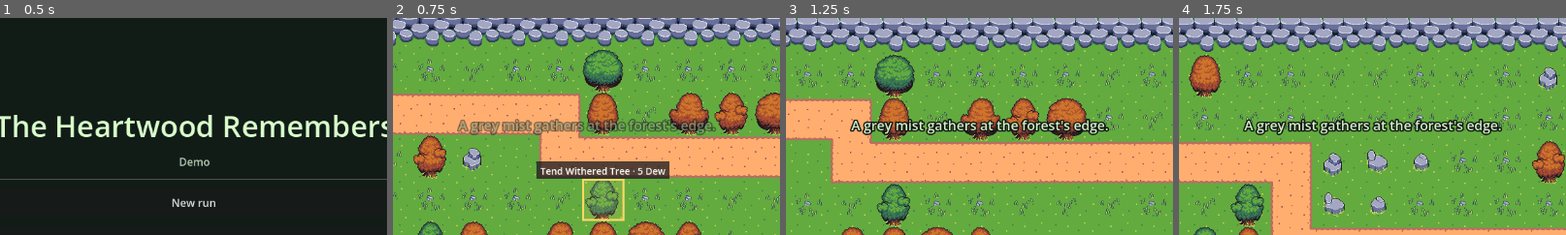
Above: before the commit, frames 1-4 (left to right).
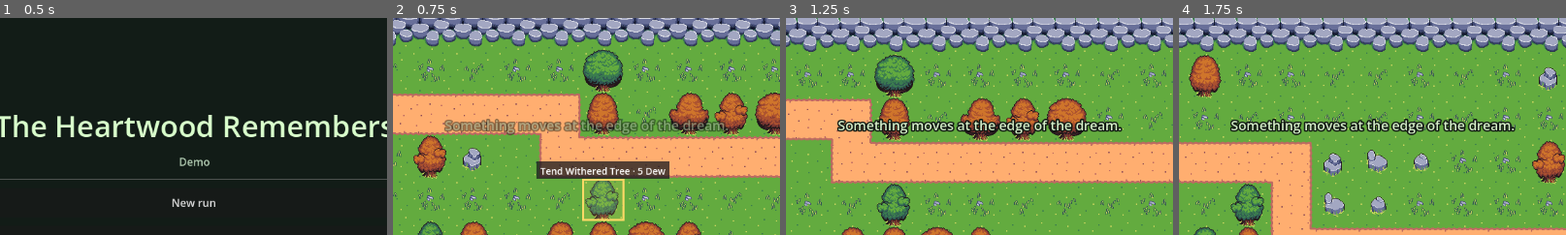
Above: after the commit, the same moments.

Repository: JordanTejadaGitHub/Game
Game: Godot game, scene res://scenes/title.tscn
Same seed, same stepped clock (60 frames per second), same inputs: the game is played once before the commit and once after it.
Inputs:
- Up to frame 1 (0.5 s): no input
- Up to frame 2 (0.75 s): click "New run" at 0.5 s
- Up to frame 3 (1.25 s): no input
- Up to frame 4 (1.75 s): click "Start Drift 1 (Enter)" at 1.25 s
The pictures show only the part of the screen within x 25-75%, y 1-51%; the shares and areas given below are measured in that part.

Frame 1 is identical in both runs. In frame 2, 2.5% of the frame differs, in the area x 13-87%, y 46-55%; in frame 3, 3.1%; in frame 4, 3.2%.

Commit message:
Nightmare theme: whispers, results, family pick and placement text
Text only, per story.md / onboarding.md / screens_ui.md (no mechanics change):
- Heartwood whispers rewritten for the nightmare theme, plus "after the
  boss" and "The Heartwood dreams again" (second run)
- Results: "The dream goes dark" / "The Hollow Oak is dispelled", demo
  win "Deeper in the dream, something larger stirs…", new dormancy line
  and Memory 1; Seeds lines say dispelled / nightmares
- Boss family pick title; build ghost says "would close the dream" /
  "nightmare here"
- Tests identify creatures by resource file, not display name

Co-Authored-By: Claude Opus 5.5 <noreply@anthropic.com>

Diff:
--- a/Project_T/scripts/run/run_state.gd
+++ b/Project_T/scripts/run/run_state.gd
@@ -52,14 +52,14 @@
 func get_seed_breakdown(drifts_cleared: int, bosses: int, first_run: bool) -> Array:
 	var lines: Array = [
 		["Drifts survived: %d" % drifts_cleared, mini(drifts_cleared / SEEDS_PER_DRIFTS, SEEDS_DRIFT_MAX)],
-		["Creatures cleansed: %d" % creatures_cleansed, creatures_cleansed / CLEANSES_PER_SEED],
-		["Bosses cleansed: %d" % bosses, bosses * SEEDS_PER_BOSS],
+		["Nightmares dispelled: %d" % creatures_cleansed, creatures_cleansed / CLEANSES_PER_SEED],
+		["Bosses dispelled: %d" % bosses, bosses * SEEDS_PER_BOSS],
 		["Tended: %d" % obstacles_tended, obstacles_tended],
 	]
 	if omen_seeds > 0:
 		lines.append(["Omens", omen_seeds])
 	if won:
-		lines.append(["The Heartwood is safe", SEEDS_FOR_WIN])
+		lines.append(["The Hollow Oak is dispelled", SEEDS_FOR_WIN])
 	if first_run:
 		lines.append(["The first seed", SEEDS_FIRST_RUN])
 	var total := 0
--- a/Project_T/scripts/tower/tower_placer.gd
+++ b/Project_T/scripts/tower/tower_placer.gd
@@ -111,7 +111,11 @@
 		draw_texture_rect_region(tower_data.texture, Rect2(-frame.size / 2.0, frame.size), frame, tint)
 	var tag := "%s · %d Dew" % [tower_data.display_name, get_cost()]
 	var growth := get_hover_path_growth()
-	if growth != 0:
+	if hover_breaks_path():
+		tag += "  ·  would close the dream"  # The forest's rule: it may bend, never close
+	elif _is_occupied_by_enemy(_hover_cell):
+		tag += "  ·  nightmare here"
+	elif growth != 0:
 		tag += "  ·  %+d path" % growth  # "Wardens are walls": how much longer the walk gets
 	WorldLabel.draw_tag(self, 0.0, MAP_GRID.cell_size.y / 2.0 + 18.0, tag,
 		WorldLabel.cost_color(_hover_affordable))
--- a/Project_T/scripts/ui/family_pick_screen.gd
+++ b/Project_T/scripts/ui/family_pick_screen.gd
@@ -7,7 +7,7 @@
 const CARD_SIZE := Vector2(250, 230)
 const TITLES := {
 	&"first": "The Heartwood stirs, and remembers an old friend…",
-	&"boss": "The Heartwood remembers another friend.",
+	&"boss": "It's gone, and something I'd forgotten came back.",
 }
 
 # Families that can be offered (demo: the first-playable three; the full game adds Pebbling,
--- a/Project_T/scripts/ui/results_screen.gd
+++ b/Project_T/scripts/ui/results_screen.gd
@@ -2,14 +2,14 @@
 class_name ResultsScreen
 
 # End of a run (win or lose): the Seeds breakdown, banked into HeartwoodMemory, then New run /
-# Title. In the demo (project setting game/demo), a win shows the demo ending: the mist beyond the
+# Title. In the demo (project setting game/demo), a win shows the demo ending: something larger in the
 # Deep Wood, Memory 1, the sleeping Memory Grove with the banked Seeds, and a Wishlist button
 # (demo_scope.md). Built in code.
 
 const DEMO_SETTING := "game/demo"
 const WISHLIST_SETTING := "game/wishlist_url"
 const TITLE_SCENE := "res://scenes/title.tscn"
-const MEMORY_1 := "Before the Heartwood, there were two trees, side by side."
+const MEMORY_1 := "Before the Heartwood, there were two trees, and both of them dreamed."
 
 @onready var run_state: RunState = %RunState
 @onready var drift_director: DriftDirector = %DriftDirector
@@ -53,11 +53,11 @@
 	panel.add_child(box)
 
 	var demo_end := won and is_demo()
-	var title := "The mist thickens beyond the Deep Wood…" if demo_end \
-		else ("The Heartwood is safe" if won else "The Heartwood goes dormant")
+	var title := "Deeper in the dream, something larger stirs…" if demo_end \
+		else ("The Hollow Oak is dispelled" if won else "The dream goes dark")
 	_label(box, title, 28, Color(0.9, 1.0, 0.85))
 	if not won:
-		_label(box, "The Heartwood sleeps. A seed falls, and remembers.", 16, Color(0.8, 0.85, 0.8), true)
+		_label(box, "The Heartwood sinks into dreamless sleep. A seed falls, and remembers.", 16, Color(0.8, 0.85, 0.8), true)
 	if demo_end:
 		_label(box, "“%s”" % MEMORY_1, 16, Color(0.85, 0.8, 1.0), true)
 
--- a/Project_T/scripts/ui/whispers.gd
+++ b/Project_T/scripts/ui/whispers.gd
@@ -7,20 +7,22 @@
 
 const SHOW_TIME := 5.0
 const TEXT := {
-	&"start": "A grey mist gathers at the forest's edge.",
+	&"start": "Something moves at the edge of the dream.",
 	&"plant": "Plant a Warden near the path.",
-	&"first_cleanse": "They're not enemies. Just lost.",
-	&"walls": "Wardens are walls. Make their walk longer.",
-	&"flow": "The mist rolls in, drift after drift.",
-	&"speed": "Take your time. The forest can wait.",
+	&"first_cleanse": "Nightmares. They're coming for the dream. Don't let them reach me.",
+	&"walls": "Wardens are walls. Make them take the long way.",
+	&"flow": "They don't stop. They come in drifts, like fog.",
+	&"speed": "Pause if you need to think. They'll wait.",
 	&"rest": "Rest here. Rearrange the forest; nothing is lost.",
 	&"save": "The forest will wait for you.",
-	&"cage": "The forest may guide, but never cage.",
+	&"cage": "A dream can bend, but never close.",
 	&"grow": "This Sprout could grow.",
 	&"tend": "Tend the forest, and it will remember you.",
-	&"leaf": "A leaf wilts. The Heartwood shivers.",
-	&"sell": "Selling gives everything back during a rest, and half while creatures walk.",
-	&"boss": "Something old is coming.",
+	&"leaf": "It fed. A leaf blackens and falls.",
+	&"sell": "Selling gives everything back during a rest, and half while nightmares walk.",
+	&"boss": "Something old has found the dream.",
+	&"after_boss": "It's gone, and something I'd forgotten came back.",
+	&"again": "The Heartwood dreams again.",
 	&"damp": "Damp: slower, and lightning loves it.",
 	&"drowsy": "Drowsy: heavy-eyed and slow.",
 	&"spored": "Spored: the spores keep soothing.",
@@ -51,13 +53,17 @@
 		return
 	if not _seen.has("start"):
 		_glide_along_path.call_deferred()  # After the camera is ready
+	if memory.runs_played > 0:
+		whisper(&"again")
 	whisper(&"start")
 	whisper(&"plant")
 	var spawner = %EnemyContainer
 	spawner.enemy_cleansed.connect(func(_e: Node2D) -> void: whisper(&"first_cleanse"), CONNECT_ONE_SHOT)
 	drift_director.family_pick_requested.connect(func(reason: StringName) -> void:
 		if reason == &"first":
-			whisper(&"walls"))
+			whisper(&"walls")
+		else:
+			whisper(&"after_boss"))
 	drift_director.drift_started.connect(func(number: int) -> void:
 		if number == 2:
 			whisper(&"flow")
--- a/Project_T/tests/test_creatures.gd
+++ b/Project_T/tests/test_creatures.gd
@@ -58,7 +58,7 @@
 	# --- Mother Duck and her Ducklings ---
 	var duck: Node2D = spawner.spawn_enemy(load("res://resource/enemy/mother_duck.tres"))
 	var ducklings: Array = spawner.get_enemies().filter(func(e: Node2D) -> bool:
-		return e.enemy_data.display_name == "Duckling")
+		return e.enemy_data.resource_path.get_file() == "duckling.tres")
 	_check(ducklings.size() == 4, "Mother Duck brings 4 Ducklings")
 	_check(ducklings.all(func(d: Node2D) -> bool: return d.hold_time > 0.0), "Ducklings set off one after another")
 	duck.take_damage(1000000)
--- a/Project_T/tests/test_run.gd
+++ b/Project_T/tests/test_run.gd
@@ -23,10 +23,10 @@
 	var drifts := DriftDirector.load_demo_drifts()
 	_check(drifts.size() == 50, "the demo has 50 drifts (%d)" % drifts.size())
 	_check(drifts[0].get_creature_count() == 8, "drift 1 is 8 Leaf Bugs")
-	var boss_25: Array = drifts[24].get_schedule().map(func(a: Array) -> String: return a[1].display_name)
-	_check(boss_25.count("Old Stag") == 1 and boss_25.find("Old Stag") == 12, "drift 25: 12 Leaf Bugs, then the Old Stag")
-	var boss_50: Array = drifts[49].get_schedule().map(func(a: Array) -> String: return a[1].display_name)
-	_check(boss_50.has("Great Toad"), "drift 50 brings the Great Toad")
+	var boss_25: Array = drifts[24].get_schedule().map(func(a: Array) -> String: return _kind(a[1]))
+	_check(boss_25.count("old_stag") == 1 and boss_25.find("old_stag") == 12, "drift 25: 12 Leaf Bugs, then the boss")
+	var boss_50: Array = drifts[49].get_schedule().map(func(a: Array) -> String: return _kind(a[1]))
+	_check(boss_50.has("great_toad"), "drift 50 brings its boss")
 	var elites: int = drifts[44].get_schedule().filter(func(a: Array) -> bool: return a[2]).size()
 	_check(elites == 4, "drift 45 has 4 Deeply Blighted (%d)" % elites)
 
@@ -110,7 +110,7 @@
 	director.start_next_drift()
 	_check(director.drifts_started == 7 and run_state.dew == dew + bonus_now[0], "call early pays")
 	var bug: Node2D = spawner.get_enemies().filter(func(e: Node2D) -> bool:
-		return e.enemy_data.display_name == "Leaf Bug")[0]
+		return _kind(e.enemy_data) == "leaf_bug")[0]
 	_check(bug.max_health == roundi(100 * pow(1.035, 6)), "drift 7 Leaf Bug health ×1.035^6 (%d)" % bug.max_health)
 	_send_to_goal(bug, map_generator)
 	await _frames(5)
@@ -238,6 +238,10 @@
 				return cell
 	return Vector2(-1, -1)
 
+# A creature's kind by its resource file (display names change with the story; files don't).
+func _kind(data: EnemyData) -> String:
+	return data.resource_path.get_file().get_basename()
+
 func _check(condition: bool, label: String) -> void:
 	if not condition:
 		failures += 1
